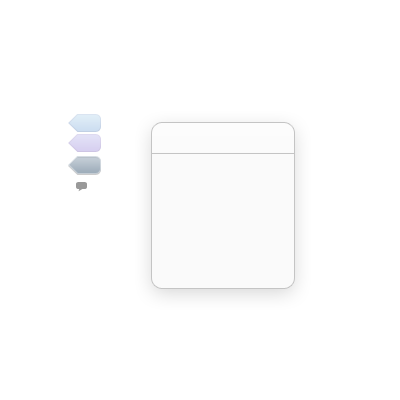
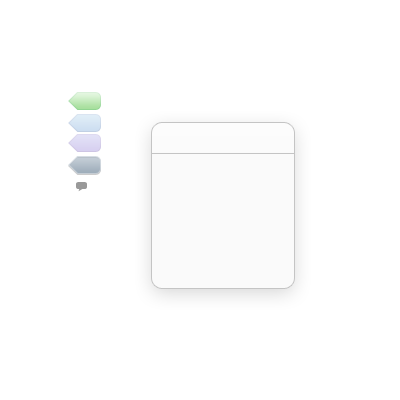
Layered file, before and after one edit (400px x 400px). Changes by layer:
added layer "Color Fill 1" (color) above "Shape 1 copy 4" over bbox(68, 92, 101, 110)
added layer "Shape 1 copy 4" above "Shape 1" over bbox(68, 92, 101, 110)
hid "Layer 2" over bbox(68, 92, 101, 110)
